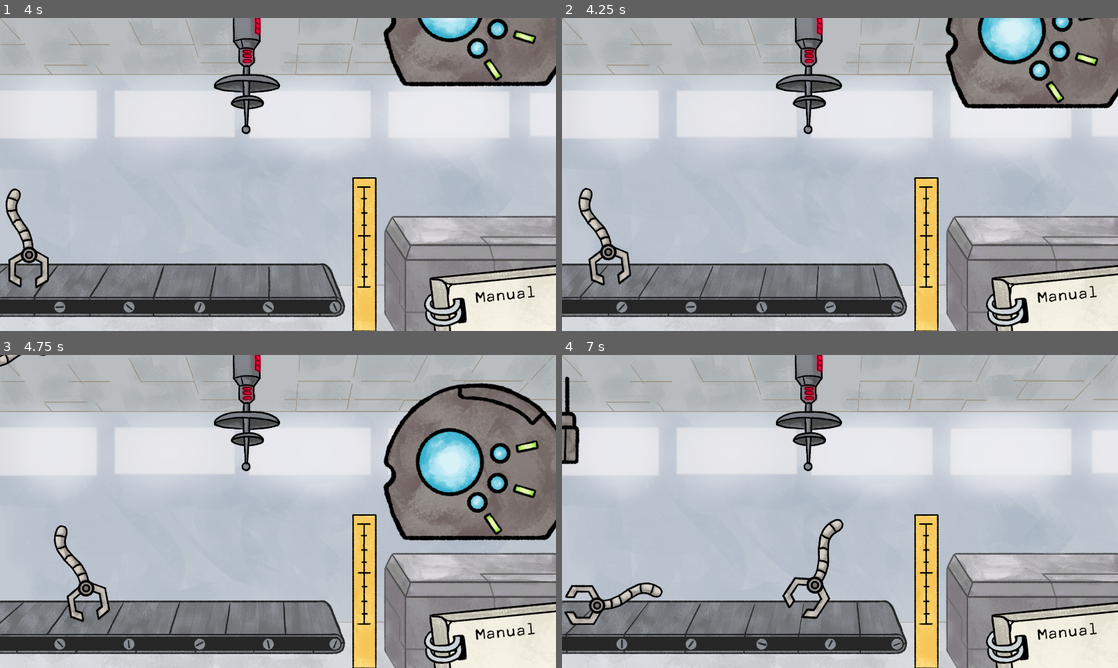
Above: before the commit, frames 1-4 (two rows, left to right).
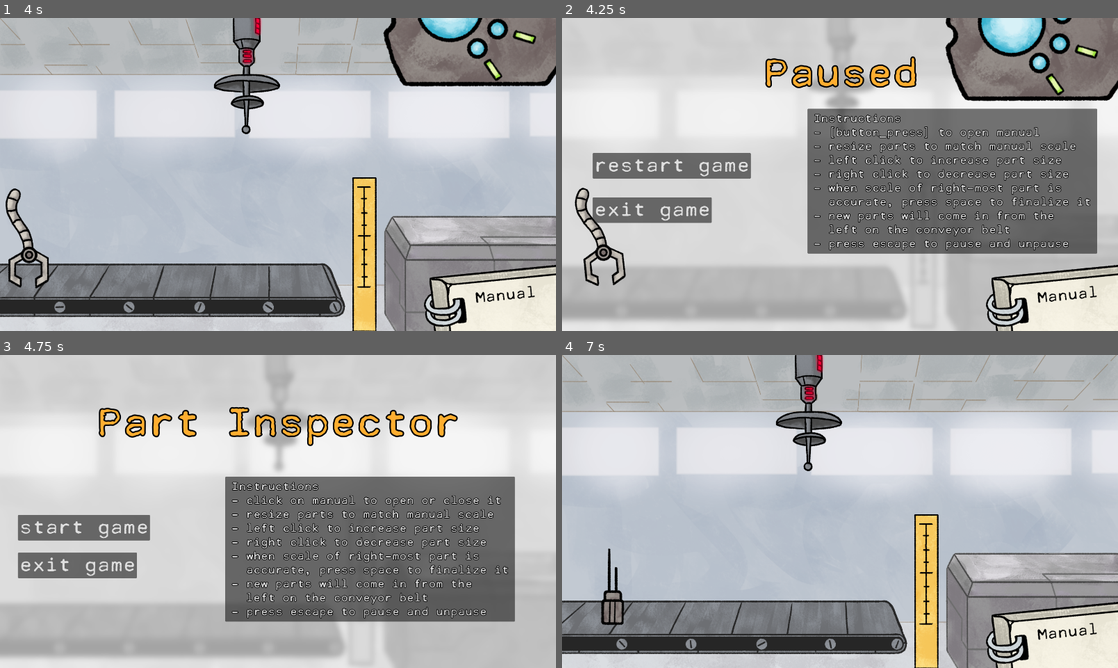
Above: after the commit, the same moments.

Repository: saadjiqbal/tip-the-scales
Game: Godot game, scene res://scenes/game.tscn
Same seed, same stepped clock (60 frames per second), same inputs: the game is played once before the commit and once after it. Before the commit the project has no main scene; this scene is started directly in both runs.
Inputs (mouse positions are in pixels of both pictures, inside the frame that each line leads up to):
- Up to frame 1 (4 s): tap Enter (ui_accept) at 0.5, 0.77, 1.52, 3.02, 3.77 s; move the mouse to (400, 158) at 0.52 s; press the mouse at (400, 158) at 0.53 s; move the mouse to (166, 190) at 1.27 s; release the mouse at (166, 190) at 1.28 s; right-click (166, 190) at 1.35 s; click (166, 190) at 1.42 s; move the mouse to (61, 237) at 2.02 s; press the mouse at (61, 237) at 2.03 s; move the mouse to (0, 136) at 2.77 s; release the mouse at (0, 136) at 2.78 s; right-click (0, 136) at 2.85 s; click (0, 136) at 2.92 s; move the mouse to (444, 221) at 3.52 s; press the mouse at (444, 221) at 3.53 s
- Up to frame 2 (4.25 s): tap Escape (pause, bound only after the commit) at 4.15 s
- Up to frame 3 (4.75 s): release the mouse at (444, 558) at 4.25 s; click (111, 502) at 4.25 s, where only the run after the commit has a clickable "restart game"
- Up to frame 4 (7 s): click (645, 527) at 5 s, where only the run after the commit has a clickable "start game"; move the mouse to (562, 564) at 5.77 s; right-click (562, 564) at 5.85 s; click (562, 564) at 5.92 s; tap Enter (ui_accept) at 6.02 s; move the mouse to (562, 358) at 6.52 s; press the mouse at (562, 358) at 6.53 s

Frame 1 is identical in both runs. In frame 2, 75% of the frame differs, in the area x 0-100%, y 0-100%; in frame 3, 81%; in frame 4, 3.1%.

Commit message:
main menu and pause menu

Diff:
--- /dev/null
+++ b/misc_resources/default_button_theme.tres
@@ -0,0 +1,7 @@
+[gd_resource type="Theme" load_steps=2 format=3 uid="uid://domq57dpstxo7"]
+
+[ext_resource type="FontFile" uid="uid://bm7ctwey0757e" path="res://misc_resources/Cella.ttf" id="1_mj20x"]
+
+[resource]
+default_font = ExtResource("1_mj20x")
+default_font_size = 64
--- /dev/null
+++ b/misc_resources/default_header.tres
@@ -0,0 +1,10 @@
+[gd_resource type="LabelSettings" load_steps=2 format=3 uid="uid://bwyk0l0rth6ab"]
+
+[ext_resource type="FontFile" uid="uid://bm7ctwey0757e" path="res://misc_resources/Cella.ttf" id="1_u4uyj"]
+
+[resource]
+font = ExtResource("1_u4uyj")
+font_size = 128
+font_color = Color(1, 0.682617, 0.1875, 1)
+outline_size = 20
+outline_color = Color(0, 0, 0, 1)
--- /dev/null
+++ b/misc_resources/default_text.tres
@@ -0,0 +1,10 @@
+[gd_resource type="LabelSettings" load_steps=2 format=3 uid="uid://ce8vg46al3y6r"]
+
+[ext_resource type="FontFile" uid="uid://bm7ctwey0757e" path="res://misc_resources/Cella.ttf" id="1_swdq0"]
+
+[resource]
+font = ExtResource("1_swdq0")
+font_size = 36
+font_color = Color(0.855469, 0.855469, 0.855469, 1)
+outline_size = 8
+outline_color = Color(0, 0, 0, 1)
--- a/project.godot
+++ b/project.godot
@@ -11,6 +11,7 @@
 [application]
 
 config/name="TipTheScales"
+run/main_scene="res://scenes/main_menu.tscn"
 config/features=PackedStringArray("4.3", "Forward Plus")
 config/icon="res://icon.svg"
 
@@ -35,3 +36,8 @@
 "events": [Object(InputEventMouseButton,"resource_local_to_scene":false,"resource_name":"","device":-1,"window_id":0,"a …(253 unchanged characters)…
 ]
 }
+pause={
+"deadzone": 0.5,
+"events": [Object(InputEventKey,"resource_local_to_scene":false,"resource_name":"","device":-1,"window_id":0,"alt_pressed":false,"shift_pressed":false,"ctrl_pressed":false,"meta_pressed":false,"pressed":false,"keycode":0,"physical_keycode":4194305,"key_label":0,"unicode":0,"location":0,"echo":false,"script":null)
+]
+}
--- a/scenes/game.tscn
+++ b/scenes/game.tscn
@@ -8,7 +8,8 @@
 [ext_resource type="Texture2D" uid="uid://qdnfrxbellc1" path="res://sprites/ruler.png" id="6_6otky"]
 [ext_resource type="PackedScene" uid="uid://l5sgoluep11v" path="res://scenes/teleporter.tscn" id="7_x186n"]
 [ext_resource type="AudioStream" uid="uid://bp85jp075xji8" path="res://Audio/Music/S06_E06_GMTK_2024.mp3" id="8_8ehep"]
-[ext_resource type="PackedScene" uid="uid://iy4a2pn8v7uq" path="res://manual.tscn" id="8_d6nrw"]
+[ext_resource type="PackedScene" path="res://manual.tscn" id="8_d6nrw"]
+[ext_resource type="PackedScene" uid="uid://cf8ua2wgbg8sc" path="res://scenes/pause_menu.tscn" id="9_s66rr"]
 
 [node name="Game" type="Node2D"]
 script = ExtResource("1_nx7mq")
@@ -35,9 +36,42 @@
 [node name="Manual" parent="." instance=ExtResource("8_d6nrw")]
 z_index = 1
 
+[node name="PauseMenu" parent="." instance=ExtResource("9_s66rr")]
+visible = false
+offset_left = 960.0
+offset_top = 540.0
+offset_right = 960.0
+offset_bottom = 540.0
+
+[node name="TitleLabel" parent="PauseMenu" index="1"]
+offset_left = -266.0
+offset_top = -426.0
+offset_right = 272.0
+offset_bottom = -267.0
+
+[node name="RestartButton" parent="PauseMenu" index="2"]
+offset_left = -854.0
+offset_top = -74.0
+offset_right = -308.0
+offset_bottom = 14.0
+
+[node name="QuitButton" parent="PauseMenu" index="3"]
+offset_left = -854.0
+offset_top = 79.0
+offset_right = -443.0
+offset_bottom = 167.0
+
+[node name="Panel2" parent="PauseMenu" index="4"]
+offset_left = -112.0
+offset_top = -227.0
+offset_right = 888.0
+offset_bottom = 273.0
+
 [node name="AudioStreamPlayer" type="AudioStreamPlayer" parent="."]
 stream = ExtResource("8_8ehep")
 
 [node name="RayCast2D" type="RayCast2D" parent="."]
 position = Vector2(316, 545)
 scale = Vector2(5, 7)
+
+[editable path="PauseMenu"]
--- /dev/null
+++ b/scenes/main_menu.gd
@@ -0,0 +1,16 @@
+extends Control
+
+@onready var game_scene: PackedScene = preload("res://scenes/game.tscn")
+
+func _on_quit_button_pressed() -> void:
+	get_tree().quit()
+
+func _on_start_button_pressed() -> void:
+	get_tree().change_scene_to_packed(game_scene)
+
+#func _process(delta: float) -> void:
+	#if Input.is_action_just_pressed("pause"):
+		#if get_tree().paused:
+			#unpause()
+		#elif (not get_tree().paused):
+			#pause()
--- /dev/null
+++ b/scenes/main_menu.tscn
@@ -0,0 +1,107 @@
+[gd_scene load_steps=6 format=3 uid="uid://c7en6dodpm0dm"]
+
+[ext_resource type="LabelSettings" uid="uid://bwyk0l0rth6ab" path="res://misc_resources/default_header.tres" id="1_4rsee"]
+[ext_resource type="Script" path="res://scenes/main_menu.gd" id="1_rleit"]
+[ext_resource type="Texture2D" uid="uid://2pw0q6jimw0y" path="res://sprites/backgrounds/menu.png" id="2_34a00"]
+[ext_resource type="Theme" uid="uid://domq57dpstxo7" path="res://misc_resources/default_button_theme.tres" id="2_waxo4"]
+[ext_resource type="LabelSettings" uid="uid://ce8vg46al3y6r" path="res://misc_resources/default_text.tres" id="3_x3km6"]
+
+[node name="MainMenu" type="Control"]
+layout_mode = 3
+anchors_preset = 15
+anchor_right = 1.0
+anchor_bottom = 1.0
+grow_horizontal = 2
+grow_vertical = 2
+script = ExtResource("1_rleit")
+
+[node name="TextureRect" type="TextureRect" parent="."]
+layout_mode = 1
+anchors_preset = 15
+anchor_right = 1.0
+anchor_bottom = 1.0
+grow_horizontal = 2
+grow_vertical = 2
+texture = ExtResource("2_34a00")
+
+[node name="TitleLabel" type="Label" parent="."]
+layout_mode = 1
+anchors_preset = 5
+anchor_left = 0.5
+anchor_right = 0.5
+offset_left = -627.0
+offset_top = 157.0
+offset_right = 627.0
+offset_bottom = 316.0
+grow_horizontal = 2
+text = "Part Inspector"
+label_settings = ExtResource("1_4rsee")
+
+[node name="StartButton" type="Button" parent="."]
+layout_mode = 1
+anchors_preset = 2
+anchor_top = 1.0
+anchor_bottom = 1.0
+offset_left = 62.0
+offset_top = -528.0
+offset_right = 518.0
+offset_bottom = -440.0
+grow_vertical = 0
+theme = ExtResource("2_waxo4")
+text = "start game"
+
+[node name="QuitButton" type="Button" parent="."]
+layout_mode = 1
+anchors_preset = 2
+anchor_top = 1.0
+anchor_bottom = 1.0
+offset_left = 62.0
+offset_top = -398.0
+offset_right = 473.0
+offset_bottom = -310.0
+grow_vertical = 0
+theme = ExtResource("2_waxo4")
+text = "exit game
+"
+
+[node name="Panel2" type="Panel" parent="."]
+layout_mode = 1
+anchors_preset = 3
+anchor_left = 1.0
+anchor_top = 1.0
+anchor_right = 1.0
+anchor_bottom = 1.0
+offset_left = -1142.0
+offset_top = -660.0
+offset_right = -142.0
+offset_bottom = -160.0
+grow_horizontal = 0
+grow_vertical = 0
+
+[node name="InstructionsLabel" type="Label" parent="Panel2"]
+layout_mode = 1
+anchors_preset = 8
+anchor_left = 0.5
+anchor_top = 0.5
+anchor_right = 0.5
+anchor_bottom = 0.5
+offset_left = -453.5
+offset_top = -214.5
+offset_right = 453.5
+offset_bottom = 214.5
+grow_horizontal = 2
+grow_vertical = 2
+text = "Instructions
+- click on manual to open or close it
+- resize parts to match manual scale
+- left click to increase part size
+- right click to decrease part size
+- when scale of right-most part is
+  accurate, press space to finalize it
+- new parts will come in from the
+  left on the conveyor belt
+- press escape to pause and unpause"
+label_settings = ExtResource("3_x3km6")
+
+[connection signal="pressed" from="StartButton" to="." method="_on_start_button_pressed"]
+[connection signal="pressed" from="QuitButton" to="." method="_on_quit_button_pressed"]
--- /dev/null
+++ b/scenes/pause_menu.gd
@@ -0,0 +1,18 @@
+extends Control
+
+func _on_restart_button_pressed() -> void:
+	get_tree().paused = false
+	get_tree().change_scene_to_file("res://scenes/main_menu.tscn")
+
+func _on_quit_button_pressed() -> void:
+	get_tree().quit()
+
+func _process(_delta) -> void:
+	# When pause pressed, if paused: unpause. Else: pause
+	if Input.is_action_just_pressed("pause"):
+		if get_tree().paused:
+			self.hide()
+			get_tree().paused = false
+		else:
+			self.show()
+			get_tree().paused = true
--- /dev/null
+++ b/scenes/pause_menu.tscn
@@ -0,0 +1,108 @@
+[gd_scene load_steps=6 format=3 uid="uid://cf8ua2wgbg8sc"]
+
+[ext_resource type="Texture2D" uid="uid://2pw0q6jimw0y" path="res://sprites/backgrounds/menu.png" id="1_5bmc7"]
+[ext_resource type="Script" path="res://scenes/pause_menu.gd" id="1_qwkh3"]
+[ext_resource type="LabelSettings" uid="uid://bwyk0l0rth6ab" path="res://misc_resources/default_header.tres" id="2_sibtc"]
+[ext_resource type="Theme" uid="uid://domq57dpstxo7" path="res://misc_resources/default_button_theme.tres" id="3_qo2rq"]
+[ext_resource type="LabelSettings" uid="uid://ce8vg46al3y6r" path="res://misc_resources/default_text.tres" id="4_uem5o"]
+
+[node name="PauseMenu" type="Control"]
+process_mode = 3
+layout_mode = 3
+anchors_preset = 15
+anchor_right = 1.0
+anchor_bottom = 1.0
+grow_horizontal = 2
+grow_vertical = 2
+script = ExtResource("1_qwkh3")
+
+[node name="TextureRect" type="TextureRect" parent="."]
+layout_mode = 1
+anchors_preset = 15
+anchor_right = 1.0
+anchor_bottom = 1.0
+grow_horizontal = 2
+grow_vertical = 2
+texture = ExtResource("1_5bmc7")
+
+[node name="TitleLabel" type="Label" parent="."]
+layout_mode = 1
+anchors_preset = 5
+anchor_left = 0.5
+anchor_right = 0.5
+offset_left = -269.0
+offset_top = 71.0
+offset_right = 269.0
+offset_bottom = 230.0
+grow_horizontal = 2
+text = "Paused"
+label_settings = ExtResource("2_sibtc")
+
+[node name="RestartButton" type="Button" parent="."]
+layout_mode = 1
+anchors_preset = 2
+anchor_top = 1.0
+anchor_bottom = 1.0
+offset_left = 57.0
+offset_top = -571.0
+offset_right = 603.0
+offset_bottom = -483.0
+grow_vertical = 0
+theme = ExtResource("3_qo2rq")
+text = "restart game"
+
+[node name="QuitButton" type="Button" parent="."]
+layout_mode = 1
+anchors_preset = 2
+anchor_top = 1.0
+anchor_bottom = 1.0
+offset_left = 57.0
+offset_top = -433.0
+offset_right = 468.0
+offset_bottom = -345.0
+grow_vertical = 0
+theme = ExtResource("3_qo2rq")
+text = "exit game
+"
+
+[node name="Panel2" type="Panel" parent="."]
+layout_mode = 1
+anchors_preset = 3
+anchor_left = 1.0
+anchor_top = 1.0
+anchor_right = 1.0
+anchor_bottom = 1.0
+offset_left = -1069.0
+offset_top = -747.0
+offset_right = -69.0
+offset_bottom = -247.0
+grow_horizontal = 0
+grow_vertical = 0
+
+[node name="InstructionsLabel" type="Label" parent="Panel2"]
+layout_mode = 1
+anchors_preset = 8
+anchor_left = 0.5
+anchor_top = 0.5
+anchor_right = 0.5
+anchor_bottom = 0.5
+offset_left = -479.0
+offset_top = -238.5
+offset_right = 479.0
+offset_bottom = 238.5
+grow_horizontal = 2
+grow_vertical = 2
+text = "Instructions
+- [button_press] to open manual
+- resize parts to match manual scale
+- left click to increase part size
+- right click to decrease part size
+- when scale of right-most part is
+  accurate, press space to finalize it
+- new parts will come in from the
+  left on the conveyor belt
+- press escape to pause and unpause"
+label_settings = ExtResource("4_uem5o")
+
+[connection signal="pressed" from="RestartButton" to="." method="_on_restart_button_pressed"]
+[connection signal="pressed" from="QuitButton" to="." method="_on_quit_button_pressed"]
Binary file added: misc_resources/Cella.ttf
Not shown, added: misc_resources/Cella.ttf.import
Not shown: 1 places in scenes/game.tscn that only renumber resources
Binary file added: sprites/backgrounds/menu.png
Not shown, added: sprites/backgrounds/menu.png.import
